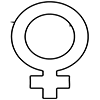
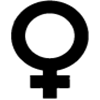
Comparing the layer stacks of the two 100 × 100 images. Changes:
showed "Sexo-Femenino" over [11, 0, 89, 99]
hid "Sexo-Femenino-2" over [10, 1, 89, 99]
